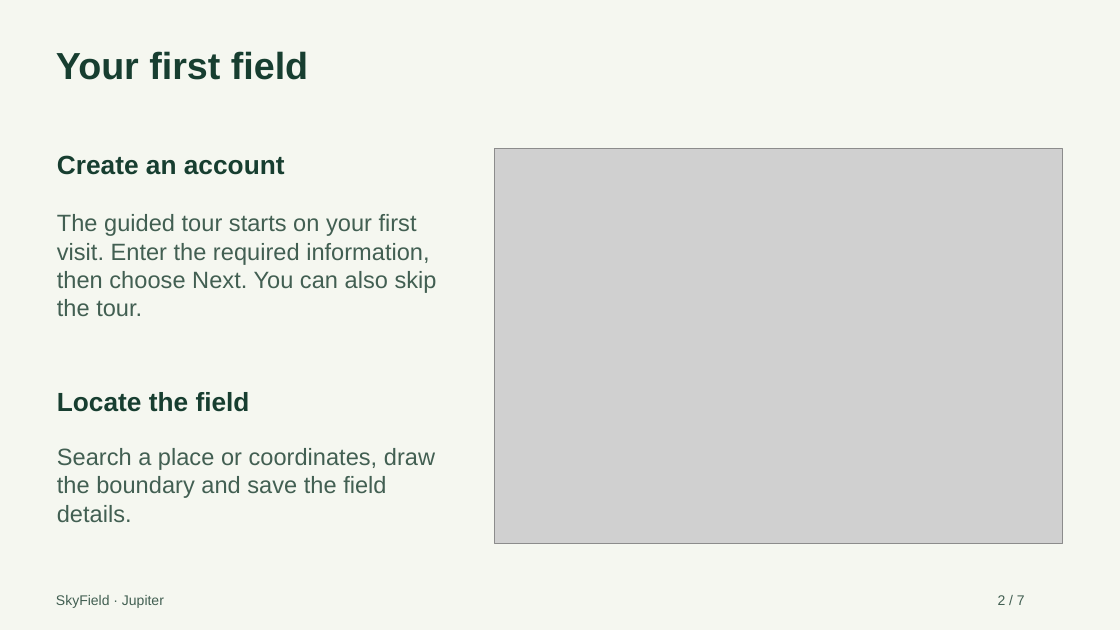
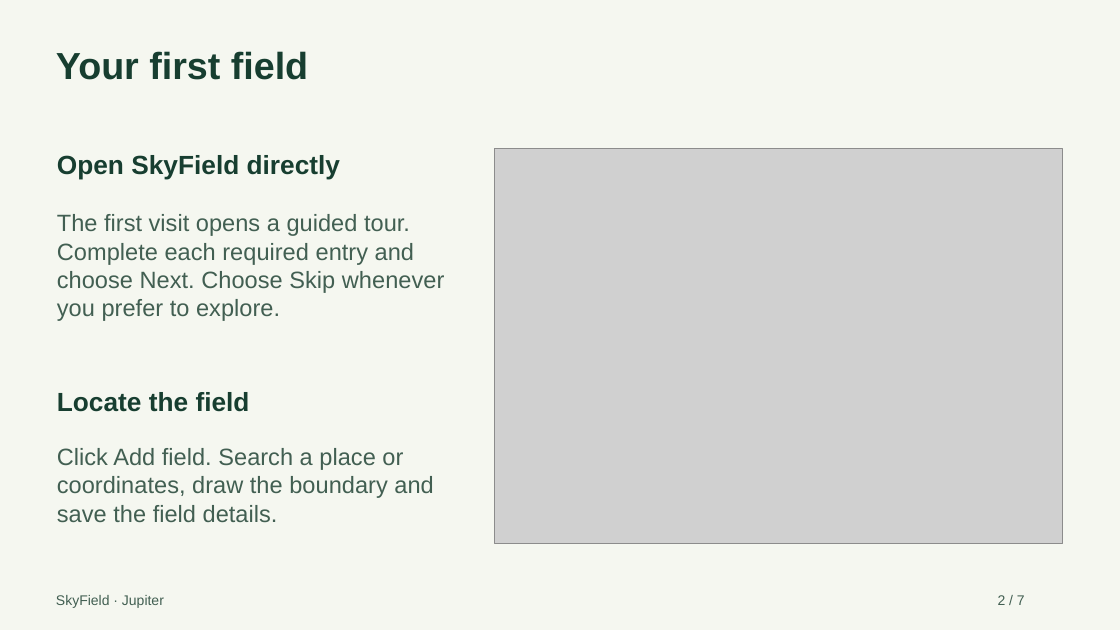
Before and after one commit to Jamoncito/SkyField, a slide deck: slide 2 of deliverables/Guia-presentacion-SkyField-EN.pptx. Drawn at 1120x630 pixels with LibreOffice and Linux fonts; fonts in the diff are those of the drawing; grey boxes stand for pictures. Boxes give left, top, right and bottom in pixels: in the first picture for what was removed or moved away, otherwise in the second. Text is boxed around its words. In the diff, an @@ line names an element or a change of style, - is before the commit and + after.

```diff
--- a/deliverables/Guia-presentacion-SkyField-EN.pptx
+++ b/deliverables/Guia-presentacion-SkyField-EN.pptx
@@ text at (57, 155, 340, 180): text changed @@
-Create an account
+Open SkyField directly
@@ text at (57, 214, 444, 321): text changed @@
-The guided tour starts on your first visit. Enter the required information, then choose Next. You can also skip the tour.
+The first visit opens a guided tour. Complete each required entry and choose Next. Choose Skip whenever you prefer to explore.
@@ text at (57, 448, 433, 523): text changed @@
-Search a place or coordinates, draw the boundary and save the field details.
+Click Add field. Search a place or coordinates, draw the boundary and save the field details.
```
Also in this commit, not shown: 3 other slides changed, 3 other files.
